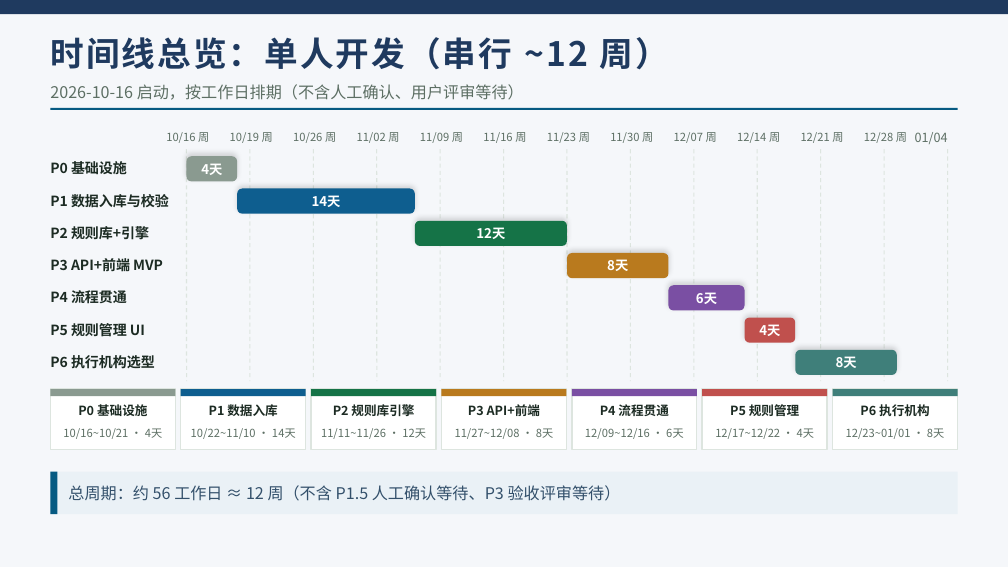
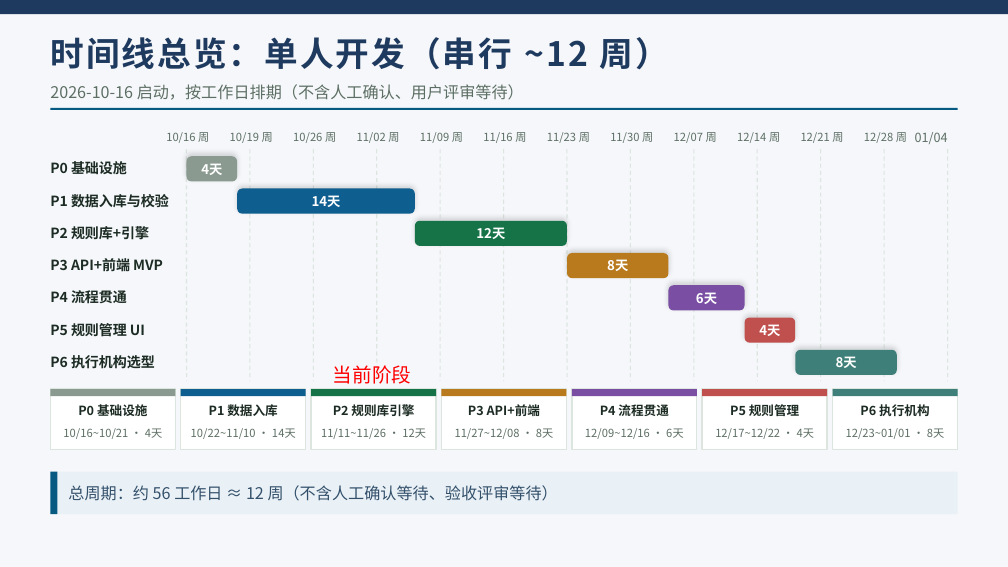
Before and after one commit to zhaorong916/KELKCalCv, a slide deck: slide 18 of docs/选型模块实施计划.pptx. Drawn at 1008x567 pixels with LibreOffice and Linux fonts; fonts in the diff are those of the drawing. Boxes give left, top, right and bottom in pixels: in the first picture for what was removed or moved away, otherwise in the second. Text is boxed around its words. In the diff, an @@ line names an element or a change of style, - is before the commit and + after.

```diff
--- a/docs/选型模块实施计划.pptx
+++ b/docs/选型模块实施计划.pptx
@@ text added at [333, 365, 412, 384], 14 pt, text #FF0000 @@
+当前阶段
@@ text at [68, 485, 558, 501]: text changed @@
-总周期：约 56 工作日 ≈ 12 周（不含 P1.5 人工确认等待、P3 验收评审等待）
+总周期：约 56 工作日 ≈ 12 周（不含人工确认等待、验收评审等待）
```
Also in this commit, not shown: 4 other slides changed, 1 slide removed, 1 other file.
